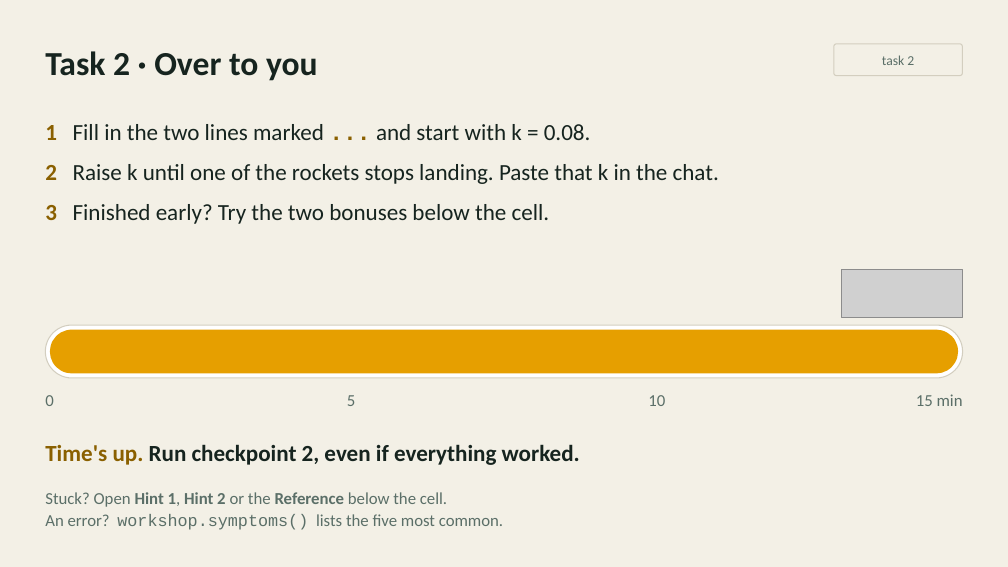
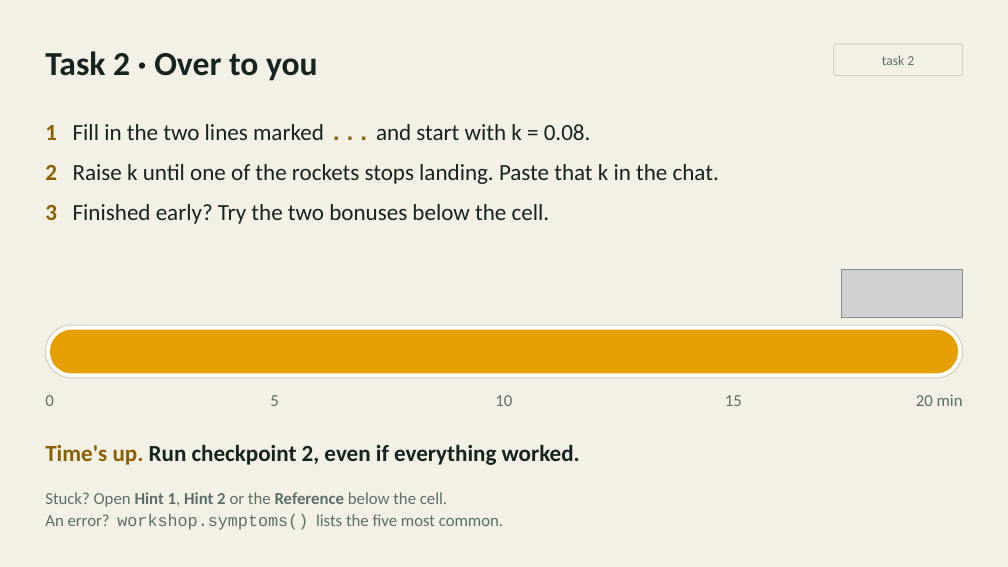
Before and after one commit to inferogenesis/cpomdp-workshop, a slide deck: slide 11 of deck/cpomdp_symposium_2026.pptx. Drawn at 1008x567 pixels with LibreOffice and Linux fonts; fonts in the diff are those of the drawing; grey boxes stand for pictures. Boxes give left, top, right and bottom in pixels: in the first picture for what was removed or moved away, otherwise in the second. Text is boxed around its words. In the diff, an @@ line names an element or a change of style, - is before the commit and + after.

```diff
--- a/deck/cpomdp_symposium_2026.pptx
+++ b/deck/cpomdp_symposium_2026.pptx
@@ text "5": place and size @@
-text "5" at box(347, 395, 355, 406)
+text "5" at box(270, 395, 278, 406)
@@ text "10": place and size @@
-text "10" at box(648, 395, 665, 406)
+text "10" at box(495, 395, 512, 406)
@@ text at box(725, 395, 742, 406): text changed @@
-15 min
+15
@@ text added at box(916, 394, 963, 406), 16 pt, text #5B6F68 @@
+20 min
```
Also in this commit, not shown: 1 other slide changed, 10 other files.
